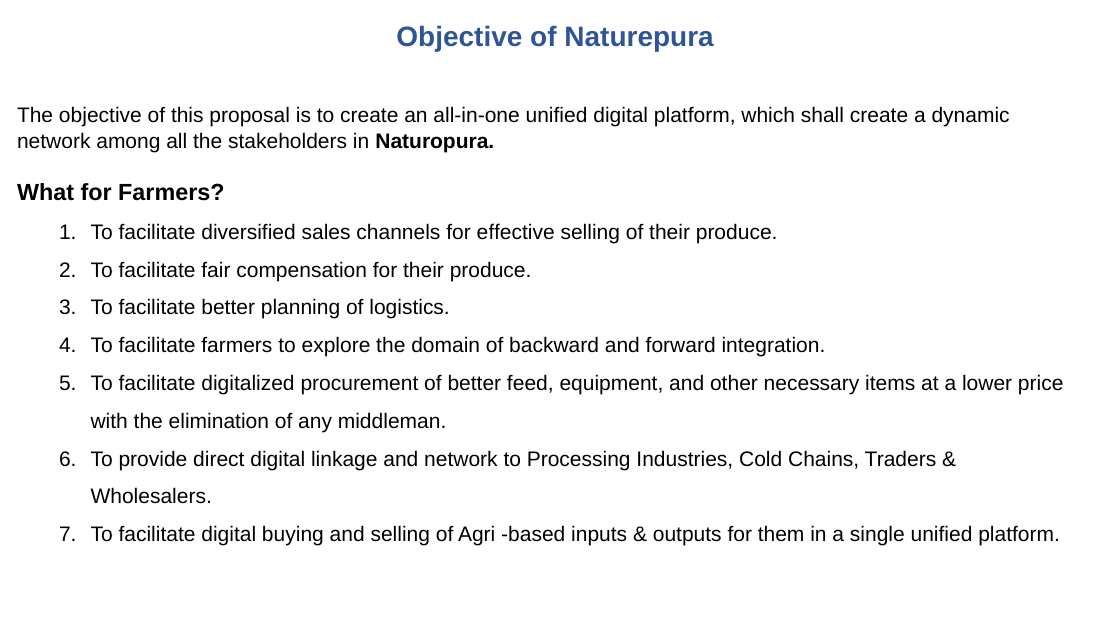
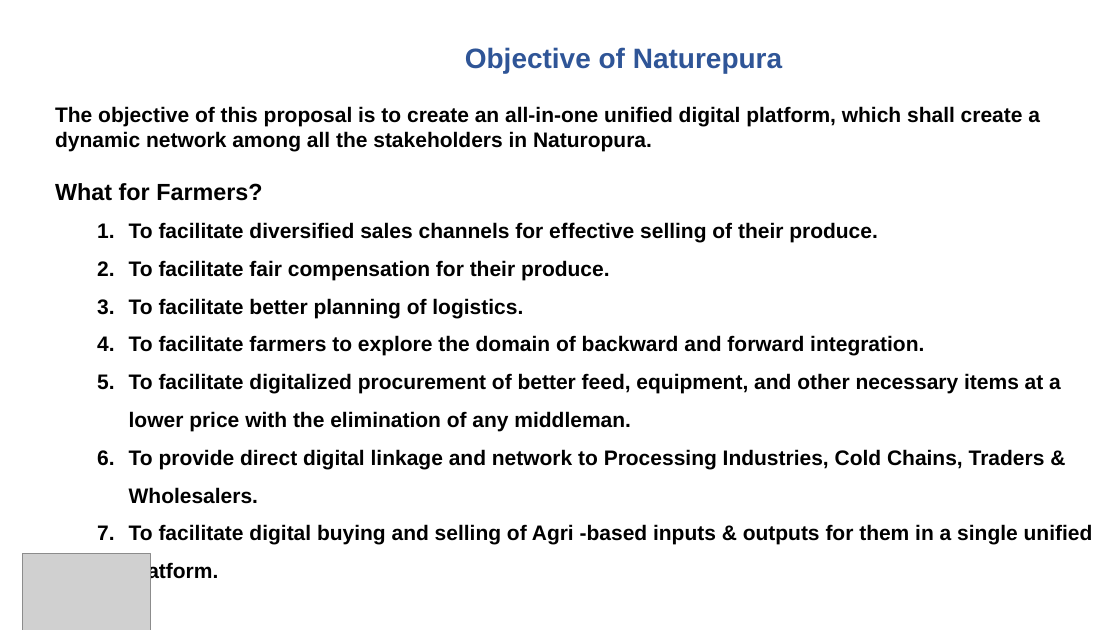
Before and after one commit to tusarmohapatra/NaturopuraV1, a slide deck: slide 6 of Naturepura Pitchdeck.pptx. Drawn at 1120x630 pixels with LibreOffice and Linux fonts; fonts in the diff are those of the drawing; grey boxes stand for pictures; background and template pictures are left out. Boxes give left, top, right and bottom in pixels: in the first picture for what was removed or moved away, otherwise in the second. Text is boxed around its words. In the diff, an @@ line names an element or a change of style, - is before the commit and + after.

```diff
--- a/Naturepura Pitchdeck.pptx
+++ b/Naturepura Pitchdeck.pptx
@@ text "Objective of Naturepura": place and size @@
-text "Objective of Naturepura" at box(396, 25, 713, 51)
+text "Objective of Naturepura" at box(465, 47, 782, 73)
@@ text "Objective of Naturepura" at box(465, 47, 782, 73): alignment centre to left @@
@@ text "The objective of this proposal ...": place and size @@
-text "The objective of this proposal ..." at box(17, 106, 1063, 546)
+text "The objective of this proposal ..." at box(55, 106, 1093, 583)
@@ text at box(55, 106, 1093, 583): bold on @@
@@ picture added at box(23, 554, 150, 630) @@
```
Also in this commit, not shown: 17 other slides changed, 1 slide added, 1 slide removed.
